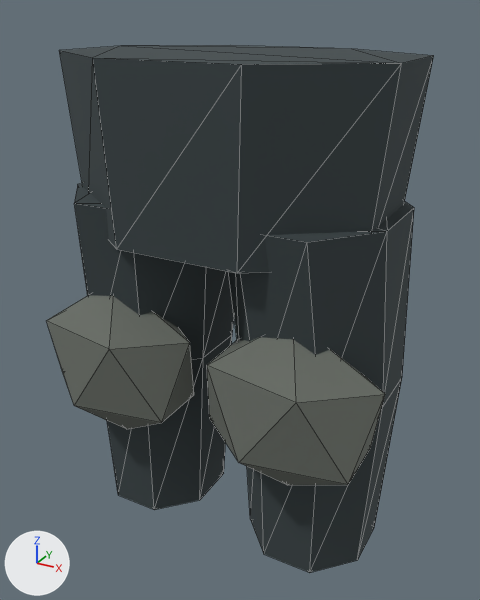
What one commit did to the glTF model Art/LowPoly_AgeOfEchoes/Exports/NPC_Parts/SM_NPC_Legs_03_Armored.glb.
Before and after are seen from a 50 mm camera at (0.381, -0.682, 0.815) aimed at (0.007, -0.002, 0.475). The axes (+X, +Y, +Z) are drawn at lower left. The lights are the same throughout. The picture after the commit comes second. Mesh edges are drawn as thin lines. Vertices at exactly the same position are counted once.

The first picture shows 'SM_NPC_Legs_03_Armored'.
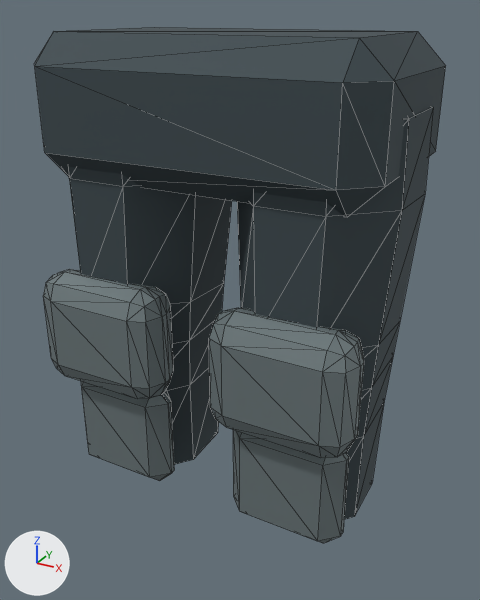
Changed parts and their boxes [x1, y1, x2, y2] in the pictures (480 x 600 px):
'SM_NPC_Legs_03_Armored', reshaped (6% wider)
    before: [47, 45, 434, 573]
    after: [34, 27, 445, 543]
part 1 of me_sm_npc_legs_03_armored, rebuilt (11% taller)
    before: [229, 202, 414, 573]
    after: [237, 107, 433, 520]
part 2 of me_sm_npc_legs_03_armored, rebuilt
    before: [74, 183, 234, 510]
    after: [68, 167, 232, 465]
part 3 of me_sm_npc_legs_03_armored, rebuilt (10% wider, 17% shorter)
    before: [59, 45, 434, 273]
    after: [34, 27, 445, 217]
part 4 of me_sm_npc_legs_03_armored, rebuilt
    before: [47, 295, 194, 429]
    after: [43, 269, 174, 399]
part 5 of me_sm_npc_legs_03_armored, rebuilt
    before: [207, 337, 385, 485]
    after: [209, 308, 364, 458]
part 6 of me_sm_npc_legs_03_armored, added
    after: [233, 430, 349, 543]
part 7 of me_sm_npc_legs_03_armored, added
    after: [81, 381, 174, 481]

Diff of the bpy script that builds the scene:
```diff
--- a/Art/LowPoly_AgeOfEchoes/Exports/NPC_Parts/SM_NPC_Legs_03_Armored.glb.py
+++ b/Art/LowPoly_AgeOfEchoes/Exports/NPC_Parts/SM_NPC_Legs_03_Armored.glb.py
@@ mat_mat_aoe_npc_irondark @@
+mat_mat_aoe_npc_irondark = principled_material('MAT_AOE_NPC_IronDark')
+mat_mat_aoe_npc_irondark.base_color = (0.0593, 0.0835, 0.0946)  # greyish cyan #455257
+mat_mat_aoe_npc_irondark.metallic = 0.4
+mat_mat_aoe_npc_irondark.roughness = 0.78
@@ mat_mat_aoe_npc_iron @@
+mat_mat_aoe_npc_iron = principled_material('MAT_AOE_NPC_Iron')
+mat_mat_aoe_npc_iron.base_color = (0.205, 0.253, 0.263)  # grey #7d8a8c
+mat_mat_aoe_npc_iron.metallic = 0.55
+mat_mat_aoe_npc_iron.roughness = 0.65
@@ me_sm_npc_legs_03_armored @@
 # used by ob_sm_npc_legs_03_armored; location = (0.0, 0.0, 0.0)
-me_sm_npc_legs_03_armored.from_pydata(...)  # 88 vertices, 156 faces; spans x -0.227..0.227, y -0.15..0.139, z 0.16..0.77
-me_sm_npc_legs_03_armored.materials.append(mat_mat_aoe_iron)  # dark grey #475254
-me_sm_npc_legs_03_armored.materials.append(mat_mat_aoe_ironedge)  # grey #7a7f78
+me_sm_npc_legs_03_armored.from_pydata(...)  # 280 vertices, 532 faces; spans x -0.213..0.213, y -0.144..0.127, z 0.225..0.792
+# me_sm_npc_legs_03_armored part 1: the loose piece of 24 vertices spanning x 0.008..0.212, y -0.12..0.12, z 0.16..0.61 is rebuilt with 48 vertices and now spans x 0.027..0.213, y -0.111..0.111, z 0.226..0.72, in mat_mat_aoe_npc_irondark (greyish cyan #455257)
+# me_sm_npc_legs_03_armored part 2: the loose piece of 24 vertices spanning x -0.212..-0.008, y -0.12..0.12, z 0.16..0.61 is rebuilt with 48 vertices and now spans x -0.213..-0.027, y -0.111..0.111, z 0.226..0.72, in mat_mat_aoe_npc_irondark (greyish cyan #455257)
+# me_sm_npc_legs_03_armored part 3: the loose piece of 16 vertices spanning x -0.203..0.203, y -0.139..0.139, z 0.57..0.77 is rebuilt with 24 vertices and now spans x -0.208..0.208, y -0.127..0.127, z 0.632..0.792, in mat_mat_aoe_npc_irondark (greyish cyan #455257)
+# me_sm_npc_legs_03_armored part 4: the loose piece of 12 vertices spanning x -0.227..-0.013, y -0.15..-0.03, z 0.29..0.51 is rebuilt with 56 vertices and now spans x -0.206..-0.034, y -0.144..-0.076, z 0.373..0.517, in mat_mat_aoe_npc_iron (grey #7d8a8c)
+# me_sm_npc_legs_03_armored part 5: the loose piece of 12 vertices spanning x 0.013..0.227, y -0.15..-0.03, z 0.29..0.51 is rebuilt with 56 vertices and now spans x 0.034..0.206, y -0.144..-0.076, z 0.373..0.517, in mat_mat_aoe_npc_iron (grey #7d8a8c)
+# me_sm_npc_legs_03_armored part 6: a new loose piece of 24 vertices spanning x 0.047..0.192, y -0.113..-0.065, z 0.225..0.375, in mat_mat_aoe_npc_iron (grey #7d8a8c)
+# me_sm_npc_legs_03_armored part 7: a new loose piece of 24 vertices spanning x -0.192..-0.047, y -0.113..-0.065, z 0.225..0.375, in mat_mat_aoe_npc_iron (grey #7d8a8c)
+me_sm_npc_legs_03_armored.materials.append(mat_mat_aoe_npc_irondark)  # greyish cyan #455257
+me_sm_npc_legs_03_armored.materials.append(mat_mat_aoe_npc_iron)  # grey #7d8a8c
```
